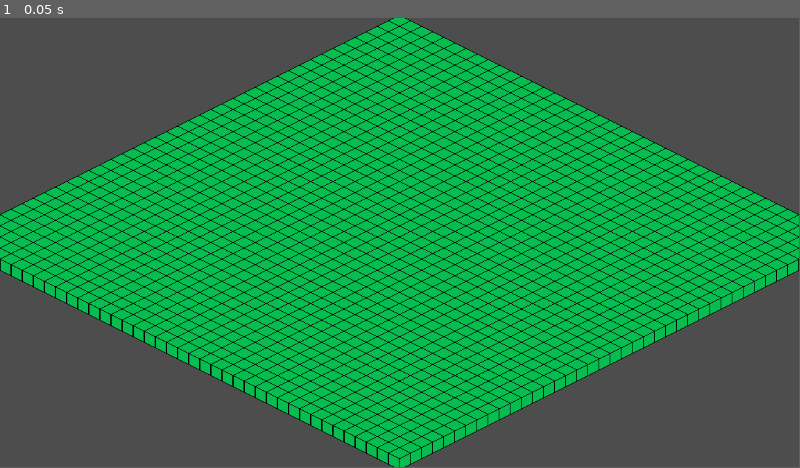
Above: before the commit, frame 1.
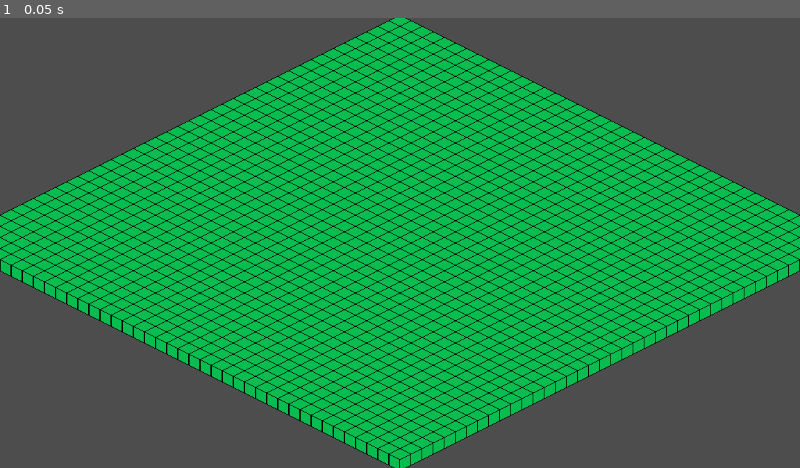
Above: after the commit, the same moment.

Repository: Heese-Gymnasium/Software_Projekt_Julius_Philipp
Game: Godot game, scene res://scenes/main.tscn
The game is run twice, just before and just after one commit, with the same random seed, the same clock (stepped at 60 frames per second) and the same inputs.
Inputs:
- Up to frame 1 (0.05 s): no input
In our replay, the window is 799x449 before the commit and 800x450 after it. These sizes can differ from the game's own. Grey fills any space a smaller window leaves; there, only what the larger window draws over its background counts as a difference.

The runs differ from the first frame. In frame 1, 16% of the frame differs, in the area x 0-100%, y 0-100%.

Commit message:
Ui_assets+Ui_Strukture_start

Diff:
--- a/project.godot
+++ b/project.godot
@@ -14,3 +14,8 @@
 run/main_scene="res://scenes/main.tscn"
 config/features=PackedStringArray("4.5", "Forward Plus")
 config/icon="res://icon.svg"
+
+[display]
+
+window/stretch/mode="viewport"
+window/stretch/aspect="expand"
--- /dev/null
+++ b/scenes/ingame_ui.tscn
@@ -0,0 +1,9 @@
+[gd_scene format=3 uid="uid://qteqg5mylr5e"]
+
+[node name="IngameUi" type="Control"]
+layout_mode = 3
+anchors_preset = 15
+anchor_right = 1.0
+anchor_bottom = 1.0
+grow_horizontal = 2
+grow_vertical = 2
Binary file added: assets/Sprout Lands - UI Pack - Basic pack/Sprite sheets/Dialouge UI/Emotes/Teemo Basic emote animations sprite sheet.png
Not shown, added: assets/Sprout Lands - UI Pack - Basic pack/Sprite sheets/Dialouge UI/Emotes/Teemo Basic emote animations sprite sheet.png.import
Binary file added: assets/Sprout Lands - UI Pack - Basic pack/Sprite sheets/Dialouge UI/Premade dialog box big.png
Not shown, added: assets/Sprout Lands - UI Pack - Basic pack/Sprite sheets/Dialouge UI/Premade dialog box big.png.import
Binary file added: assets/Sprout Lands - UI Pack - Basic pack/Sprite sheets/Dialouge UI/Premade dialog box medium.png
Not shown, added: assets/Sprout Lands - UI Pack - Basic pack/Sprite sheets/Dialouge UI/Premade dialog box medium.png.import
Binary file added: assets/Sprout Lands - UI Pack - Basic pack/Sprite sheets/Dialouge UI/Premade dialog box small.png
Not shown, added: assets/Sprout Lands - UI Pack - Basic pack/Sprite sheets/Dialouge UI/Premade dialog box small.png.import
Binary file added: assets/Sprout Lands - UI Pack - Basic pack/Sprite sheets/Dialouge UI/dialog box big.png
Not shown, added: assets/Sprout Lands - UI Pack - Basic pack/Sprite sheets/Dialouge UI/dialog box big.png.import
Binary file added: assets/Sprout Lands - UI Pack - Basic pack/Sprite sheets/Dialouge UI/dialog box character finished talking click to continue indicator - spritesheet .png
Not shown, added: assets/Sprout Lands - UI Pack - Basic pack/Sprite sheets/Dialouge UI/dialog box character finished talking click to continue indicator - spritesheet .png.import
(and 82 more such lines)
